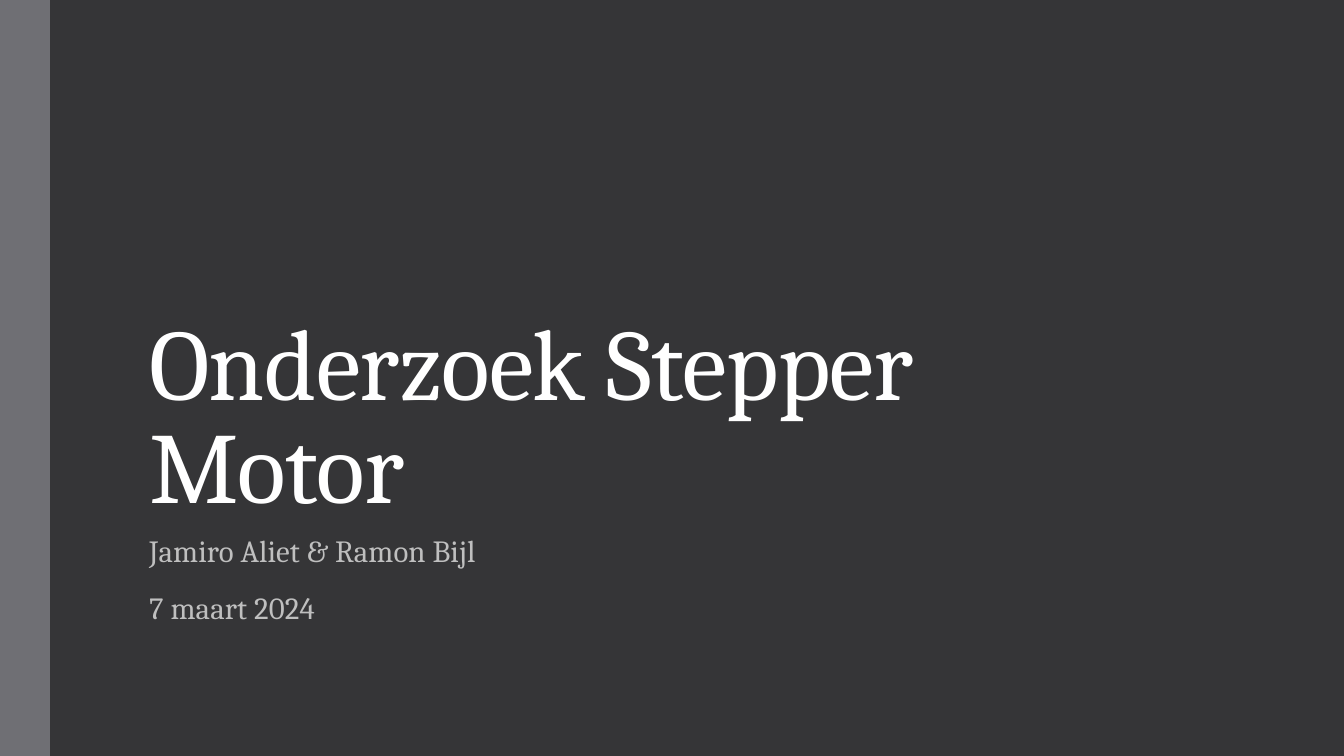
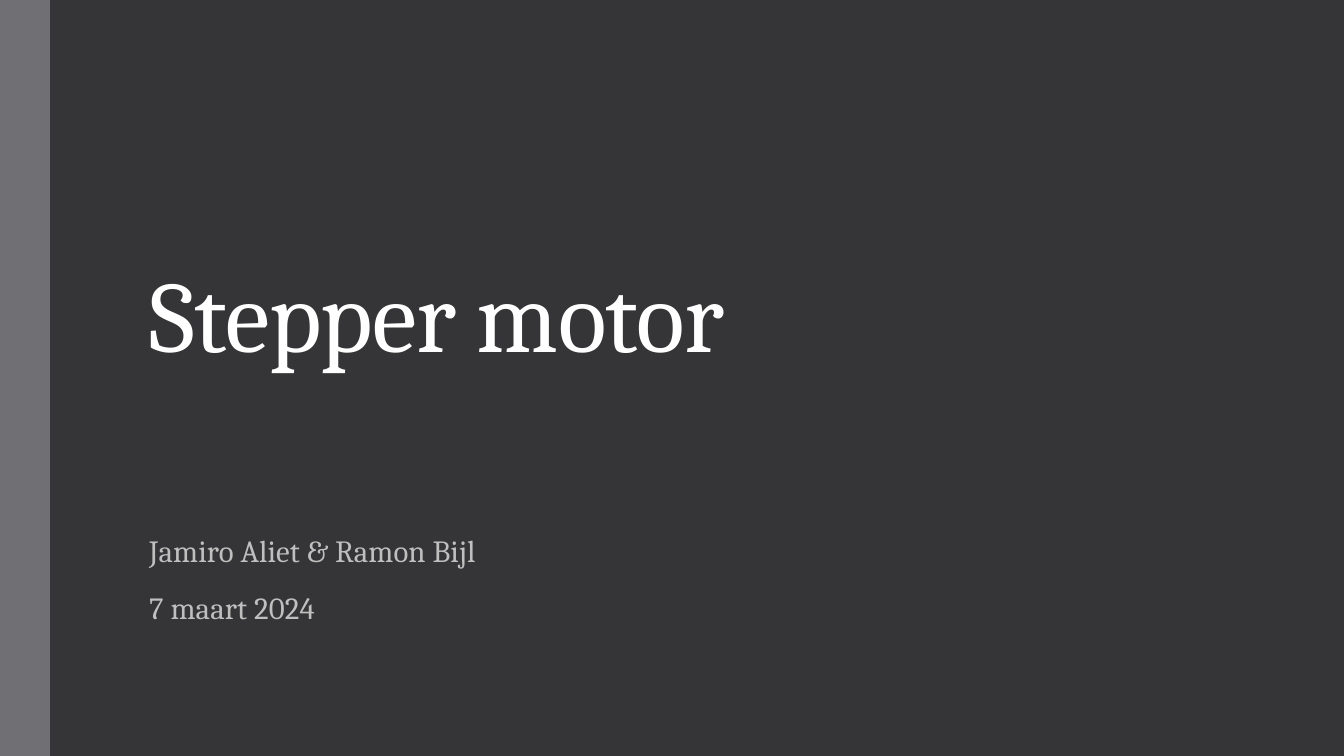
Before and after one commit to delamiro/Embedded-Stepper-Motor, a slide deck: slide 1 of docs/presentatie.odp. Drawn at 1344x756 pixels with LibreOffice and Linux fonts; fonts in the diff are those of the drawing. Boxes give left, top, right and bottom in pixels: in the first picture for what was removed or moved away, otherwise in the second. Text is boxed around its words. In the diff, an @@ line names an element or a change of style, - is before the commit and + after.

```diff
--- a/docs/presentatie.odp
+++ b/docs/presentatie.odp
@@ title at [149,284,725,373]: text changed @@
-Onderzoek Stepper Motor
+Stepper motor
```
Also in this commit, not shown: 4 other slides changed.
